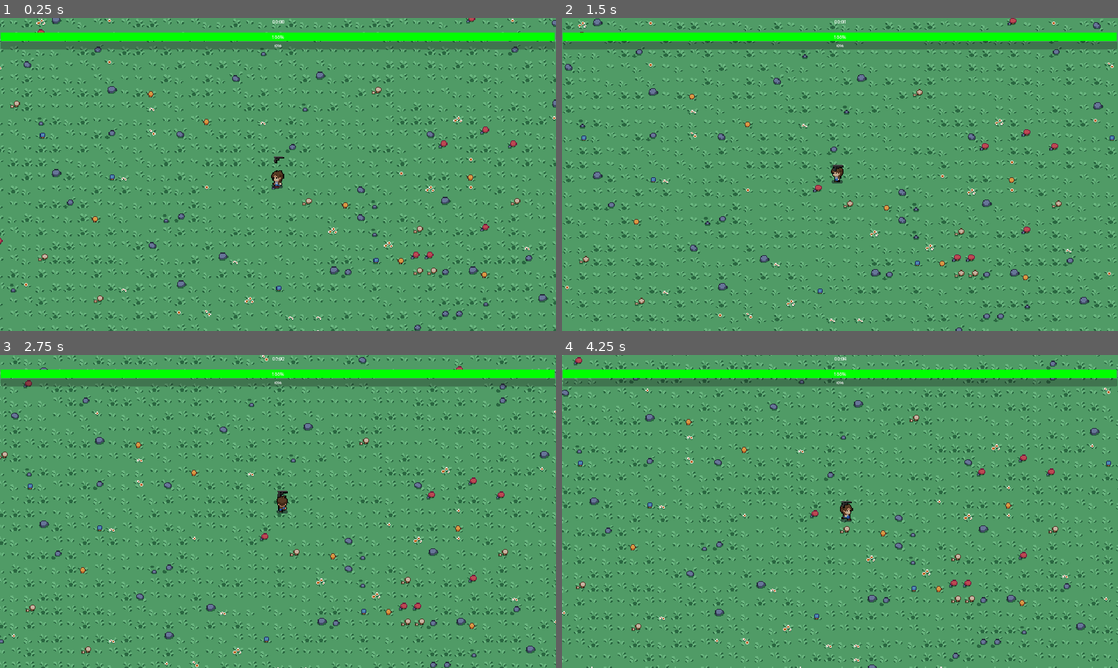
Above: before the commit, frames 1-4 (two rows, left to right).
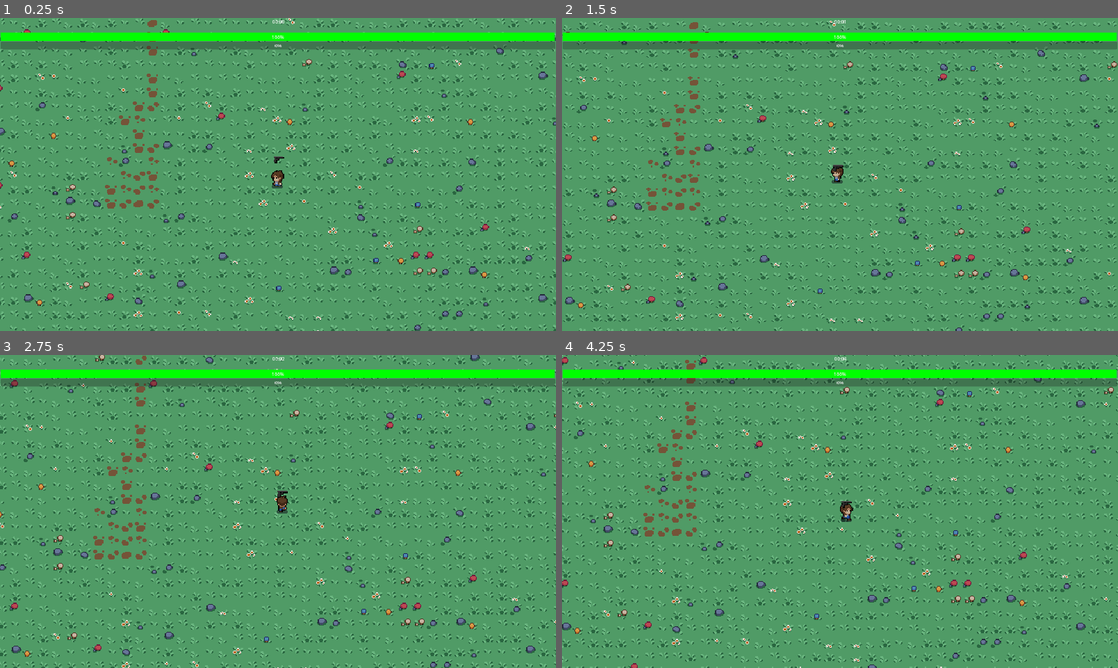
Above: after the commit, the same moments.

Repository: GlabMarcel/BulletHellPrototypeGodot
Game: Godot game, scene res://Assets/Scenes/main_scene.tscn
The game is run twice, just before and just after one commit, with the same random seed, the same clock (stepped at 60 frames per second) and the same inputs.
Inputs (mouse positions are in pixels of both pictures, inside the frame that each line leads up to):
- Up to frame 1 (0.25 s): no input
- Up to frame 2 (1.5 s): move the mouse to (962, 158) at 0.52 s; move the mouse to (728, 190) at 1.27 s
- Up to frame 3 (2.75 s): move the mouse to (333, 442) at 2.02 s
- Up to frame 4 (4.25 s): move the mouse to (812, 574) at 2.77 s; move the mouse to (1006, 558) at 3.52 s

The runs differ from the first frame. In frame 1, 15% of the frame differs, in the area x 0-100%, y 0-100%; in frame 2, 14%; in frame 3, 16%; in frame 4, 15%.

Commit message:
add Procedural generated path

Diff:
--- a/Assets/floors/floor0.tres
+++ /dev/null
@@ -1,10 +0,0 @@
-[gd_resource type="TileSet" load_steps=3 format=3 uid="uid://daibplvwckoop"]
-
-[ext_resource type="Texture2D" uid="uid://d3ss3r4pchop" path="res://Assets/floors/grass.png" id="1_3vii6"]
-
-[sub_resource type="TileSetAtlasSource" id="TileSetAtlasSource_2exea"]
-texture = ExtResource("1_3vii6")
-0:0/0 = 0
-
-[resource]
-sources/0 = SubResource("TileSetAtlasSource_2exea")
--- a/Assets/scripts/FloorGenerator.gd
+++ b/Assets/scripts/FloorGenerator.gd
@@ -4,6 +4,7 @@
 @onready var player = get_node("../Player")
 
 var generated_chunks = {}  # A dictionary to store generated chunks
+var last_path_pos = Vector2.ZERO
 
 func _ready():
 	generate_chunk(Vector2.ZERO)
@@ -22,6 +23,7 @@
 	var start_pos = chunk_pos * chunk_size
 	var end_pos = start_pos + Vector2(chunk_size, chunk_size)
 
+	# Generate the grass and decorative tiles first
 	for x in range(start_pos.x, end_pos.x):
 		for y in range(start_pos.y, end_pos.y):
 			var tile_coord = Vector2i(0, 0)  # Default to plain grass
@@ -33,6 +35,26 @@
 				tile_coord.x = randi() % 4
 				tile_coord.y = randi() % 3 + 1
 
-			set_cell(0,Vector2(x, y), 0, tile_coord)
+			set_cell(0, Vector2(x, y), 0, tile_coord)
 
+	# Generate a path through the chunk
+	var current_pos = last_path_pos
+	var path_length = randi() % (9 * chunk_size) + chunk_size  # Random path length between chunk_size and 10 * chunk_size
+
+
+
+	if not generated_chunks.has(chunk_pos):
+		current_pos = start_pos + Vector2(randi() % chunk_size, randi() % chunk_size)
+
+	for i in range(path_length):
+		var tile_coord = Vector2i(randi() % 4, 4)  # Pick a random path tile
+		set_cell(0, current_pos, 0, tile_coord)
+
+		# Move to a random adjacent tile for the next path segment
+		current_pos += Vector2(randf_range(-1, 2), randf_range(-1, 2)).snapped(Vector2.ONE)
+		current_pos = clamp_vector(current_pos, start_pos, end_pos - Vector2.ONE)  # Keep the path within the chunk bounds
+	last_path_pos = current_pos  # Store the last path position for the next chunk
 	generated_chunks[chunk_pos] = true
+
+func clamp_vector(vec, min_vec, max_vec):
+	return Vector2(clamp(vec.x, min_vec.x, max_vec.x), clamp(vec.y, min_vec.y, max_vec.y))
--- a/Assets/scripts/Player.gd
+++ b/Assets/scripts/Player.gd
@@ -31,7 +31,6 @@
 
 # In your player script
 func gain_experience(amount):
-	print("Gain experience function called")  # Add this line to check if the function is being called
 	experience += amount
 	if experience >= experience_to_next_level:
 		level_up_player()
--- a/Assets/scripts/UI.gd
+++ b/Assets/scripts/UI.gd
@@ -18,7 +18,7 @@
 	experience_bar.value = player.experience  # Assuming 'experience' is the variable holding the player's experience points in the player script
 	_on_Player_health_changed(player.hp, player.max_hp)  # Set the initial color
 
-func _process(delta):
+func _process(_delta):
 	var elapsed_time = Time.get_ticks_msec()/1000 - timer_start_time
 	var minutes = floor(elapsed_time / 60)
 	var seconds = elapsed_time % 60
--- a/Assets/scripts/bullet.gd
+++ b/Assets/scripts/bullet.gd
@@ -10,4 +10,4 @@
 	if body.is_in_group("enemies"):
 		if body.has_method("apply_damage"):
 			body.apply_damage(1)
-			queue_free()  # Destroy the bullet
+			call_deferred("queue_free")  # Destroy the bullet
--- a/Assets/scripts/enemy_slime.gd
+++ b/Assets/scripts/enemy_slime.gd
@@ -39,8 +39,8 @@
 	var experience_orb_scene = preload("res://Assets/Scenes/experience_orb.tscn")
 	var experience_orb = experience_orb_scene.instantiate()
 	experience_orb.global_position = self.global_position
-	get_parent().add_child(experience_orb)
-	queue_free()  # or any other death handling code
+	get_parent().call_deferred("add_child",experience_orb)
+	call_deferred("queue_free")  # or any other death handling code
 
 
 func update_anim_param():
--- a/Assets/scripts/experience_orb.gd
+++ b/Assets/scripts/experience_orb.gd
@@ -6,21 +6,19 @@
 var player
 
 func _ready():
-    connect("body_entered", _on_area_entered)
-    player = get_node("../Player")
+	connect("body_entered", _on_area_entered)
+	player = get_node("../Player")
 
 
 func _physics_process(delta):
-    var player = get_parent().get_node("Player")
-    var distance_to_player = global_position.distance_to(player.global_position)
+	player = get_parent().get_node("Player")
+	var distance_to_player = global_position.distance_to(player.global_position)
 
-    if distance_to_player < attraction_radius:
-        var direction_to_player = (player.global_position - global_position).normalized()
-        global_position += direction_to_player * attraction_speed * delta
+	if distance_to_player < attraction_radius:
+		var direction_to_player = (player.global_position - global_position).normalized()
+		global_position += direction_to_player * attraction_speed * delta
 
 func _on_area_entered(area):
-    print("Body entered: ", area.name)  # This will print the name of the node that entered
-    if area.name == "Player":
-        player.gain_experience(1)  # Adjust the experience value as necessary
-        print("AAAAAAAYYY")
-        queue_free()  # This will remove the orb from the scene
+	if area.name == "Player":
+		player.gain_experience(1)  # Adjust the experience value as necessary
+		queue_free()  # This will remove the orb from the scene
--- a/Assets/scripts/weapon_gun.gd
+++ b/Assets/scripts/weapon_gun.gd
@@ -2,7 +2,7 @@
 
 @export var attack_range = 50.0
 @export var attack_damage = 1
-@export var cooldown_time = 2
+@export var cooldown_time = 0.3
 @export var bullet_speed = 400.0
 @export var float_speed = 2.0
 @export var float_amplitude = 10.0
Binary file changed: Assets/floors/decor_16x16.png
